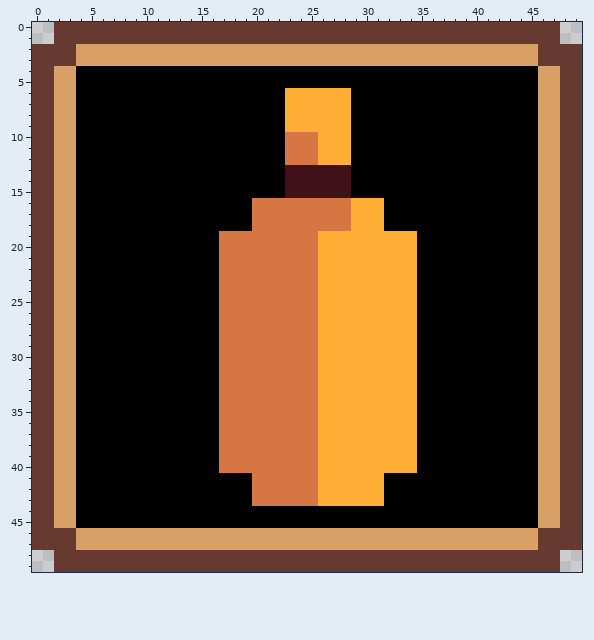
One commit to this pixel-art sprite: assets/icons/mustard.png. Above is the file before it was changed.
The file is 50x50 pixels.
After the commit:
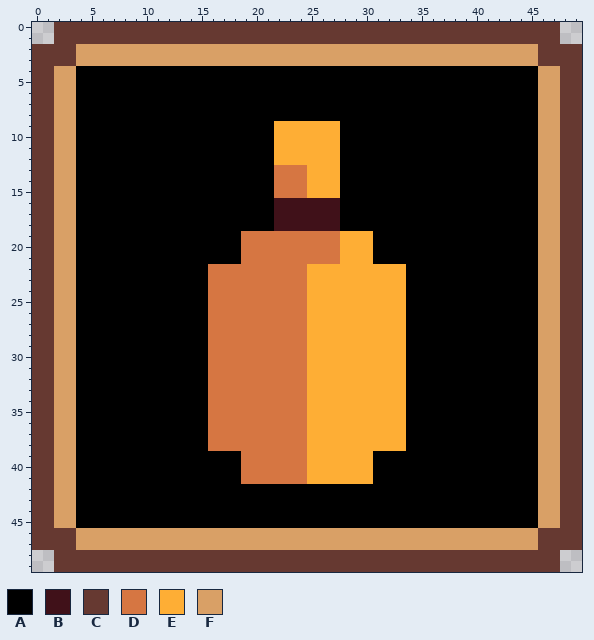
Palette (. is transparent): A #000000  B #401119  C #663931  D #d67642  E #feae35  F #d9a066
What changed:
Colour A replaces colour B in rows 13 to 15 at x 28.
Colour A replaces colour D in rows 16 to 18 at x 20 to 21 and 28; in rows 19 to 21 at x 17 to 18; in rows 39 to 40 at x 17 to 18; in rows 42 to 43 at x 20 to 25.
Colour A replaces colour E in rows 6 to 8 at x 23 to 28; in rows 9 to 12 at x 28; in rows 16 to 18 at x 29 to 31; in rows 19 to 21 at x 31 to 34; in rows 22 to 38 at x 34; in rows 39 to 40 at x 31 to 34.
Colour A replaces colour E in row 41 at x 31; in rows 42 to 43 at x 26 to 31.
Colour B replaces colour D in rows 16 to 18 at x 22 to 27.
Colour D replaces colour A in rows 13 to 15 at x 22; in rows 22 to 38 at x 16; in row 41 at x 19.
Colour D replaces colour B in rows 13 to 15 at x 23 to 24.
Colour D replaces colour E in rows 19 to 21 at x 26 to 27.
Colour E replaces colour A in rows 9 to 12 at x 22.
Colour E replaces colour B in rows 13 to 15 at x 25 to 27.
Colour E replaces colour D in rows 10 to 12 at x 23 to 25; in rows 22 to 41 at x 25.
Boxes around the changes in both pictures, in picture pixels (x1, y1, x2, y2):
changed: (208, 88, 417, 506)
